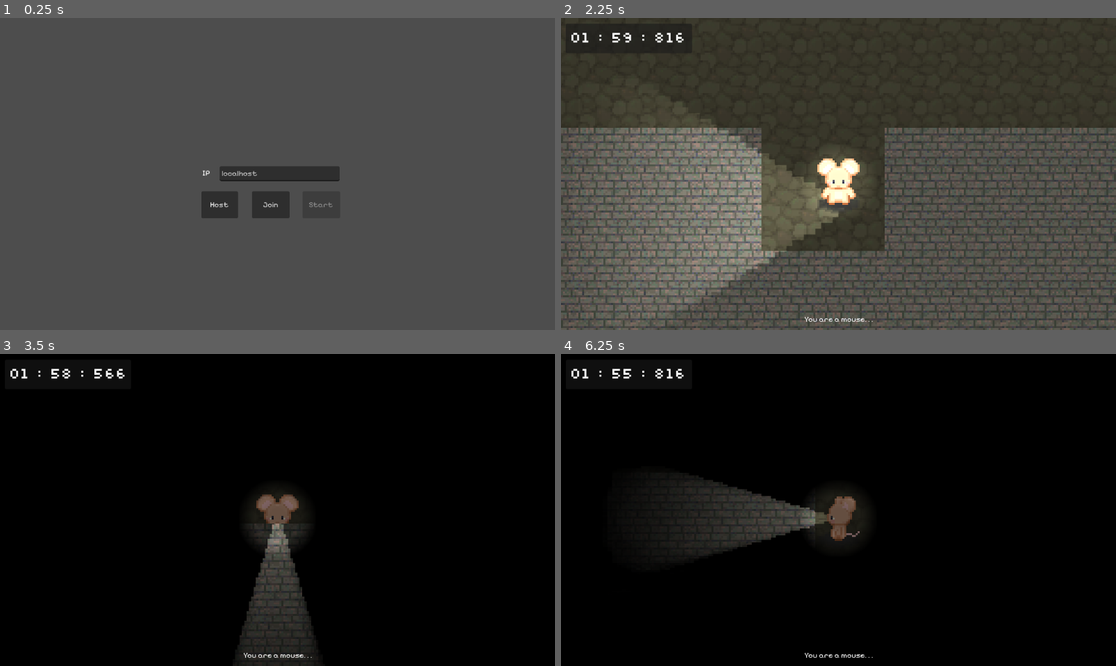
Above: before the commit, frames 1-4 (two rows, left to right).
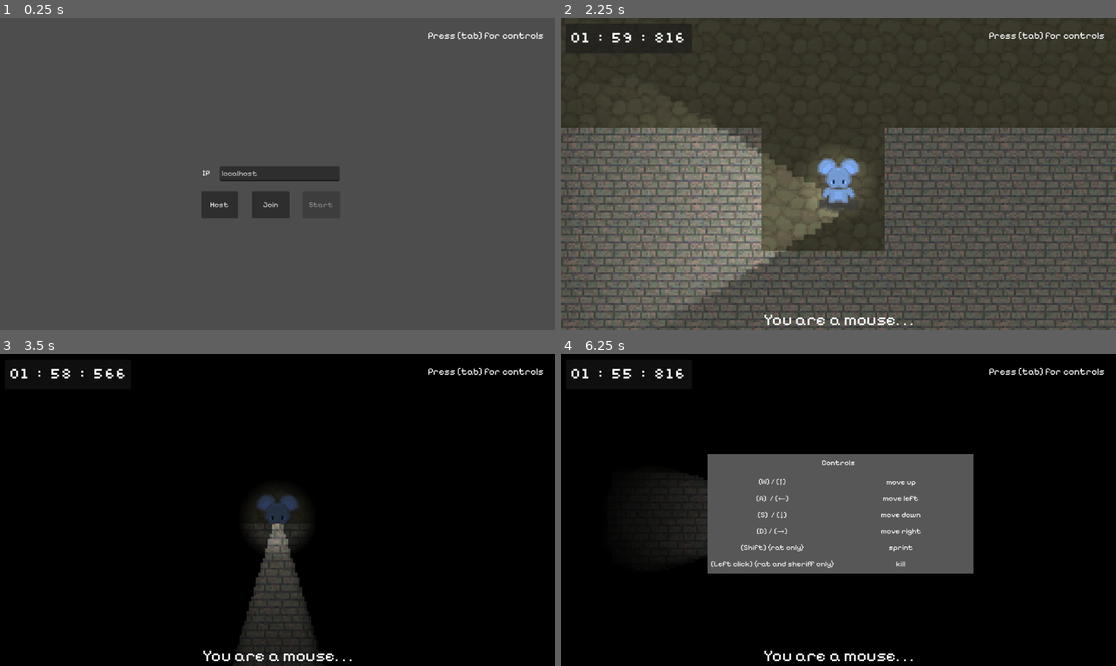
Above: after the commit, the same moments.

Repository: ej31415/Rat
Game: Godot game, scene res://main.tscn
The game is run twice, just before and just after one commit, with the same random seed, the same clock (stepped at 60 frames per second) and the same inputs.
Inputs (mouse positions are in pixels of both pictures, inside the frame that each line leads up to):
- Up to frame 1 (0.25 s): no input
- Up to frame 2 (2.25 s): tap Enter at 0.5 s; move the mouse to (960, 158) at 0.52 s; hold D (RIGHT) 0.53-1.25 s; tap Space (TOGGLE LIGHT) at 0.6 s; click "Host" at 1.25 s; click "Start" at 2 s
- Up to frame 3 (3.5 s): move the mouse to (166, 525) at 2.77 s; hold S (DOWN) from 2.78 s (still down); click (166, 525) at 2.85 s; tap Space (TOGGLE LIGHT) at 3.05 s
- Up to frame 4 (6.25 s): move the mouse to (894, 441) at 3.52 s; release S (DOWN) at 3.53 s; hold D (RIGHT) 3.53-4.28 s; hold X (ATTACK, bound only before the commit) 3.53-4.28 s; tap Space (TOGGLE LIGHT) at 3.8, 4.55, 5.1, 5.85 s; move the mouse to (810, 572) at 4.27 s; hold W (UP) 4.28-5.03 s; tap Shift (SHIFT) at 4.35 s; move the mouse to (1005, 556) at 5.02 s; hold A (LEFT) from 5.03 s (still down); tap Tab (HELP, bound only after the commit) at 5.65 s; move the mouse to (672, 463) at 5.77 s

The runs differ from the first frame. In frame 1, 0.2% of the frame differs, in the area x 77-98%, y 4-7%; in frame 2, 1.4%; in frame 3, 1.1%; in frame 4, 18%, in the area x 26-98%, y 4-99%.

Commit message:
ui updates + help screen

Diff:
--- a/gray_mouse.tscn
+++ b/gray_mouse.tscn
@@ -415,6 +415,7 @@
 texture = ExtResource("2_0n1gc")
 
 [node name="AnimatedSprite2D" type="AnimatedSprite2D" parent="."]
+modulate = Color(0.605274, 0.605274, 0.605274, 1)
 sprite_frames = SubResource("SpriteFrames_p1mwd")
 animation = &"shoot down"
 
--- a/main.gd
+++ b/main.gd
@@ -119,8 +119,11 @@
 	if killed == 3 and not game_ended:
 		_end_game.rpc(false)
 
+	if Input.is_action_just_pressed("HELP"):
+		$HelpControl.visible = !$HelpControl.visible
+
 	if Input.is_action_just_pressed("TOGGLE LIGHT"):
-		$CanvasModulate.visible = !$CanvasModulate.visible
+		$Darkness.visible = !$Darkness.visible
 
 func _on_again_button_pressed() -> void:
 	# make a new maze
--- a/main.tscn
+++ b/main.tscn
@@ -103,7 +103,7 @@
 _spawnable_scenes = PackedStringArray("res://tan_mouse.tscn", "res://gray_mouse.tscn", "res://brown_mouse.tscn", "res://sb_mouse.tscn")
 spawn_path = NodePath("..")
 
-[node name="CanvasModulate" type="CanvasModulate" parent="."]
+[node name="Darkness" type="CanvasModulate" parent="."]
 light_mask = 47
 color = Color(0, 0, 0, 1)
 
@@ -198,7 +198,21 @@
 grow_vertical = 0
 size_flags_vertical = 8
 theme_override_fonts/font = ExtResource("10_dpgvo")
+theme_override_font_sizes/font_size = 35
 language = "en_US"
+
+[node name="HelpMessage" type="Label" parent="HUD"]
+anchors_preset = 1
+anchor_left = 1.0
+anchor_right = 1.0
+offset_left = -264.0
+offset_top = 24.0
+offset_right = -23.0
+offset_bottom = 49.0
+grow_horizontal = 0
+theme_override_fonts/font = ExtResource("10_dpgvo")
+theme_override_font_sizes/font_size = 20
+text = "Press [tab] for controls"
 
 [node name="TimerCanvasLayer" type="CanvasLayer" parent="."]
 script = ExtResource("10_al2ht")
@@ -260,6 +274,145 @@
 scale = Vector2(0.201313, 0.201313)
 texture = ExtResource("13_y2lfq")
 
+[node name="HelpControl" type="CanvasLayer" parent="."]
+visible = false
+
+[node name="ColorRect" type="ColorRect" parent="HelpControl"]
+anchors_preset = 8
+anchor_left = 0.5
+anchor_top = 0.5
+anchor_right = 0.5
+anchor_bottom = 0.5
+offset_left = -272.0
+offset_top = -116.0
+offset_right = 280.0
+offset_bottom = 132.0
+grow_horizontal = 2
+grow_vertical = 2
+color = Color(0.340339, 0.340339, 0.340339, 1)
+
+[node name="Title" type="RichTextLabel" parent="HelpControl"]
+anchors_preset = 8
+anchor_left = 0.5
+anchor_top = 0.5
+anchor_right = 0.5
+anchor_bottom = 0.5
+offset_left = -64.0
+offset_top = -108.0
+offset_right = 64.0
+offset_bottom = -84.0
+grow_horizontal = 2
+grow_vertical = 2
+theme_override_fonts/normal_font = ExtResource("10_dpgvo")
+bbcode_enabled = true
+text = "[center]Controls[/center]"
+
+[node name="GridContainer" type="GridContainer" parent="HelpControl"]
+anchors_preset = 8
+anchor_left = 0.5
+anchor_top = 0.5
+anchor_right = 0.5
+anchor_bottom = 0.5
+offset_left = -272.0
+offset_top = -68.0
+offset_right = 272.0
+offset_bottom = 132.0
+grow_horizontal = 2
+grow_vertical = 2
+columns = 2
+
+[node name="W" type="RichTextLabel" parent="HelpControl/GridContainer"]
+clip_contents = false
+custom_minimum_size = Vector2(270, 30)
+layout_mode = 2
+theme_override_fonts/normal_font = ExtResource("10_dpgvo")
+theme_override_font_sizes/normal_font_size = 15
+bbcode_enabled = true
+text = "[center][W] / [↑][/center]"
+
+[node name="Direction1" type="RichTextLabel" parent="HelpControl/GridContainer"]
+custom_minimum_size = Vector2(256, 30)
+layout_mode = 2
+theme_override_fonts/normal_font = ExtResource("10_dpgvo")
+theme_override_font_sizes/normal_font_size = 16
+bbcode_enabled = true
+text = "[center]move up[/center]"
+
+[node name="A" type="RichTextLabel" parent="HelpControl/GridContainer"]
+custom_minimum_size = Vector2(270, 30)
+layout_mode = 2
+theme_override_fonts/normal_font = ExtResource("10_dpgvo")
+bbcode_enabled = true
+text = "[center][A]  / [←][/center]"
+
+[node name="Direction2" type="RichTextLabel" parent="HelpControl/GridContainer"]
+custom_minimum_size = Vector2(256, 30)
+layout_mode = 2
+theme_override_fonts/normal_font = ExtResource("10_dpgvo")
+theme_override_font_sizes/normal_font_size = 16
+bbcode_enabled = true
+text = "[center]move left[/center]"
+
+[node name="S" type="RichTextLabel" parent="HelpControl/GridContainer"]
+custom_minimum_size = Vector2(270, 30)
+layout_mode = 2
+theme_override_fonts/normal_font = ExtResource("10_dpgvo")
+bbcode_enabled = true
+text = "[center][S]  / [↓][/center]"
+
+[node name="Direction3" type="RichTextLabel" parent="HelpControl/GridContainer"]
+custom_minimum_size = Vector2(256, 30)
+layout_mode = 2
+theme_override_fonts/normal_font = ExtResource("10_dpgvo")
+theme_override_font_sizes/normal_font_size = 16
+bbcode_enabled = true
+text = "[center]move down[/center]"
+
+[node name="D" type="RichTextLabel" parent="HelpControl/GridContainer"]
+custom_minimum_size = Vector2(270, 30)
+layout_mode = 2
+theme_override_fonts/normal_font = ExtResource("10_dpgvo")
+bbcode_enabled = true
+text = "[center][D] / [→][/center]"
+
+[node name="Direction4" type="RichTextLabel" parent="HelpControl/GridContainer"]
+custom_minimum_size = Vector2(256, 30)
+layout_mode = 2
+theme_override_fonts/normal_font = ExtResource("10_dpgvo")
+theme_override_font_sizes/normal_font_size = 16
+bbcode_enabled = true
+text = "[center]move right[/center]"
+
+[node name="Shift" type="RichTextLabel" parent="HelpControl/GridContainer"]
+custom_minimum_size = Vector2(270, 30)
+layout_mode = 2
+theme_override_fonts/normal_font = ExtResource("10_dpgvo")
+bbcode_enabled = true
+text = "[center][Shift] (rat only)[/center]"
+
+[node name="Direction5" type="RichTextLabel" parent="HelpControl/GridContainer"]
+custom_minimum_size = Vector2(256, 30)
+layout_mode = 2
+theme_override_fonts/normal_font = ExtResource("10_dpgvo")
+theme_override_font_sizes/normal_font_size = 16
+bbcode_enabled = true
+text = "[center]sprint[/center]"
+
+[node name="LBtn" type="RichTextLabel" parent="HelpControl/GridContainer"]
+custom_minimum_size = Vector2(270, 30)
+layout_mode = 2
+theme_override_fonts/normal_font = ExtResource("10_dpgvo")
+bbcode_enabled = true
+text = "[center][Left click] (rat and sheriff only)[/center]"
+
+[node name="Direction6" type="RichTextLabel" parent="HelpControl/GridContainer"]
+custom_minimum_size = Vector2(256, 30)
+layout_mode = 2
+theme_override_fonts/normal_font = ExtResource("10_dpgvo")
+theme_override_font_sizes/normal_font_size = 16
+bbcode_enabled = true
+text = "[center]kill[/center]"
+
 [connection signal="ready" from="Map" to="." method="_ready"]
 [connection signal="pressed" from="StartMenu/host" to="." method="_on_host_pressed"]
 [connection signal="pressed" from="StartMenu/join" to="." method="_on_join_pressed"]
--- a/project.godot
+++ b/project.godot
@@ -52,7 +52,7 @@
 }
 ATTACK={
 "deadzone": 0.5,
-"events": [Object(InputEventKey,"resource_local_to_scene":false,"resource_name":"","device":-1,"window_id":0,"alt_pressed":false,"shift_pressed":false,"ctrl_pressed":false,"meta_pressed":false,"pressed":false,"keycode":88,"physical_keycode":0,"key_label":0,"unicode":120,"location":0,"echo":false,"script":null)
+"events": [Object(InputEventMouseButton,"resource_local_to_scene":false,"resource_name":"","device":-1,"window_id":0,"alt_pressed":false,"shift_pressed":false,"ctrl_pressed":false,"meta_pressed":false,"button_mask":1,"position":Vector2(169, 13),"global_position":Vector2(178, 59),"factor":1.0,"button_index":1,"canceled":false,"pressed":true,"double_click":false,"script":null)
 ]
 }
 "TOGGLE LIGHT"={
@@ -60,3 +60,8 @@
 "events": [Object(InputEventKey,"resource_local_to_scene":false,"resource_name":"","device":-1,"window_id":0,"alt_press …(191 unchanged characters)…
 ]
 }
+HELP={
+"deadzone": 0.5,
+"events": [Object(InputEventKey,"resource_local_to_scene":false,"resource_name":"","device":-1,"window_id":0,"alt_pressed":false,"shift_pressed":false,"ctrl_pressed":false,"meta_pressed":false,"pressed":false,"keycode":0,"physical_keycode":4194306,"key_label":0,"unicode":0,"location":0,"echo":false,"script":null)
+]
+}
--- a/sb_mouse.tscn
+++ b/sb_mouse.tscn
@@ -421,6 +421,7 @@
 texture = ExtResource("2_8dqxm")
 
 [node name="AnimatedSprite2D" type="AnimatedSprite2D" parent="."]
+modulate = Color(0.356602, 0.609717, 0.999995, 1)
 light_mask = 8
 visibility_layer = 8
 sprite_frames = SubResource("SpriteFrames_st0pp")
--- a/tan_mouse.tscn
+++ b/tan_mouse.tscn
@@ -416,10 +416,12 @@
 
 [node name="Shadow" type="Sprite2D" parent="."]
 show_behind_parent = true
+light_mask = 2
 position = Vector2(0, 123.5)
 texture = ExtResource("2_k803p")
 
 [node name="AnimatedSprite2D" type="AnimatedSprite2D" parent="."]
+modulate = Color(0.372343, 0.652747, 0, 1)
 light_mask = 2
 visibility_layer = 2
 sprite_frames = SubResource("SpriteFrames_31bpd")
Not shown: 1 places in brown_mouse.tscn that only renumber resources
